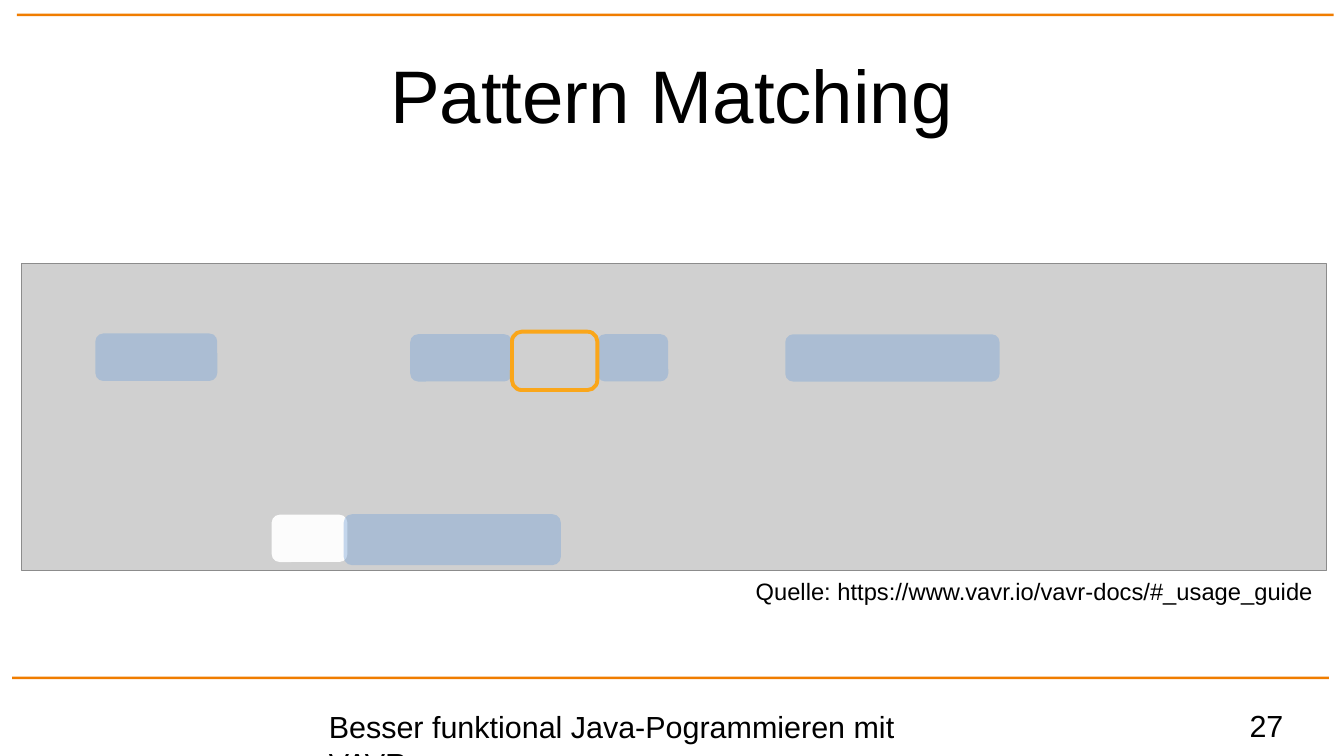
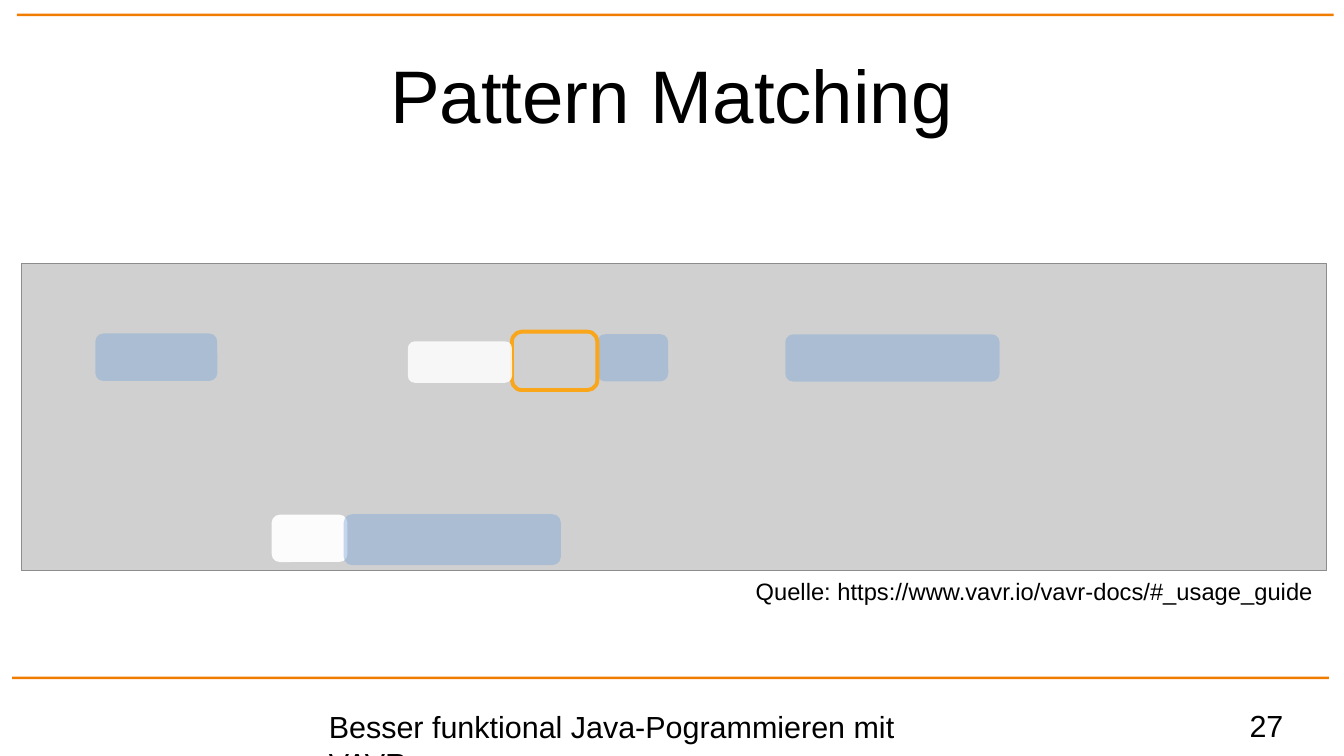
Before and after one commit to p3et/vavr-demo, a slide deck: slide 27 of coffee talk.odp. Drawn at 1344x756 pixels with LibreOffice and Linux fonts; fonts in the diff are those of the drawing; grey boxes stand for pictures; background and template pictures are left out. Boxes give left, top, right and bottom in pixels: in the first picture for what was removed or moved away, otherwise in the second. Text is boxed around its words. In the diff, an @@ line names an element or a change of style, - is before the commit and + after.

```diff
--- a/coffee talk.odp
+++ b/coffee talk.odp
@@ rounded rectangle: place and size @@
-rounded rectangle at [410, 334, 512, 382]
+rounded rectangle at [409, 341, 512, 383]
@@ rounded rectangle at [409, 341, 512, 383]: fill #7DA7D8 at 44% opacity to #FFFFFF at 85% opacity @@
```
Also in this commit, not shown: 14 other slides changed.
